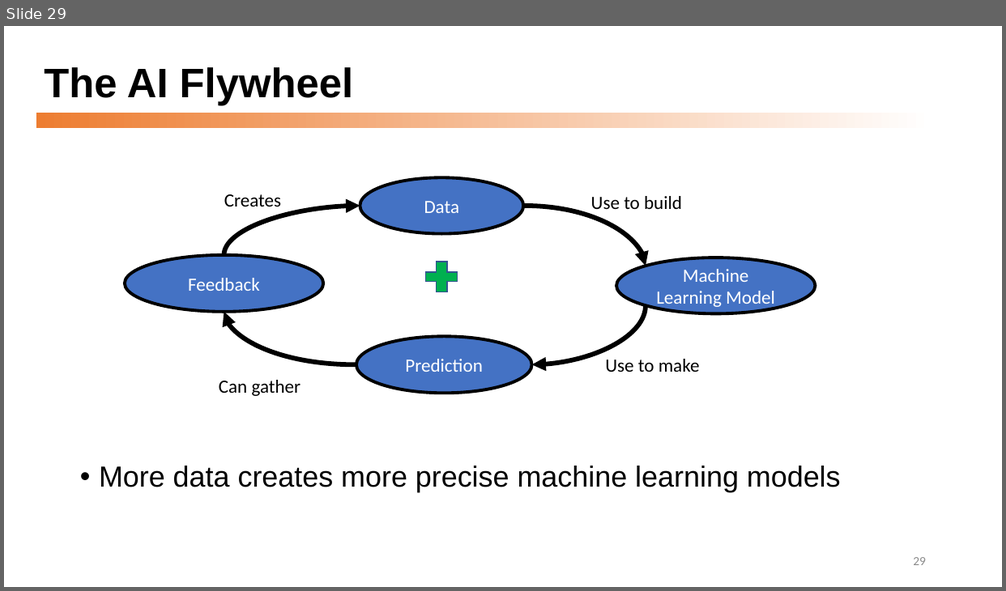
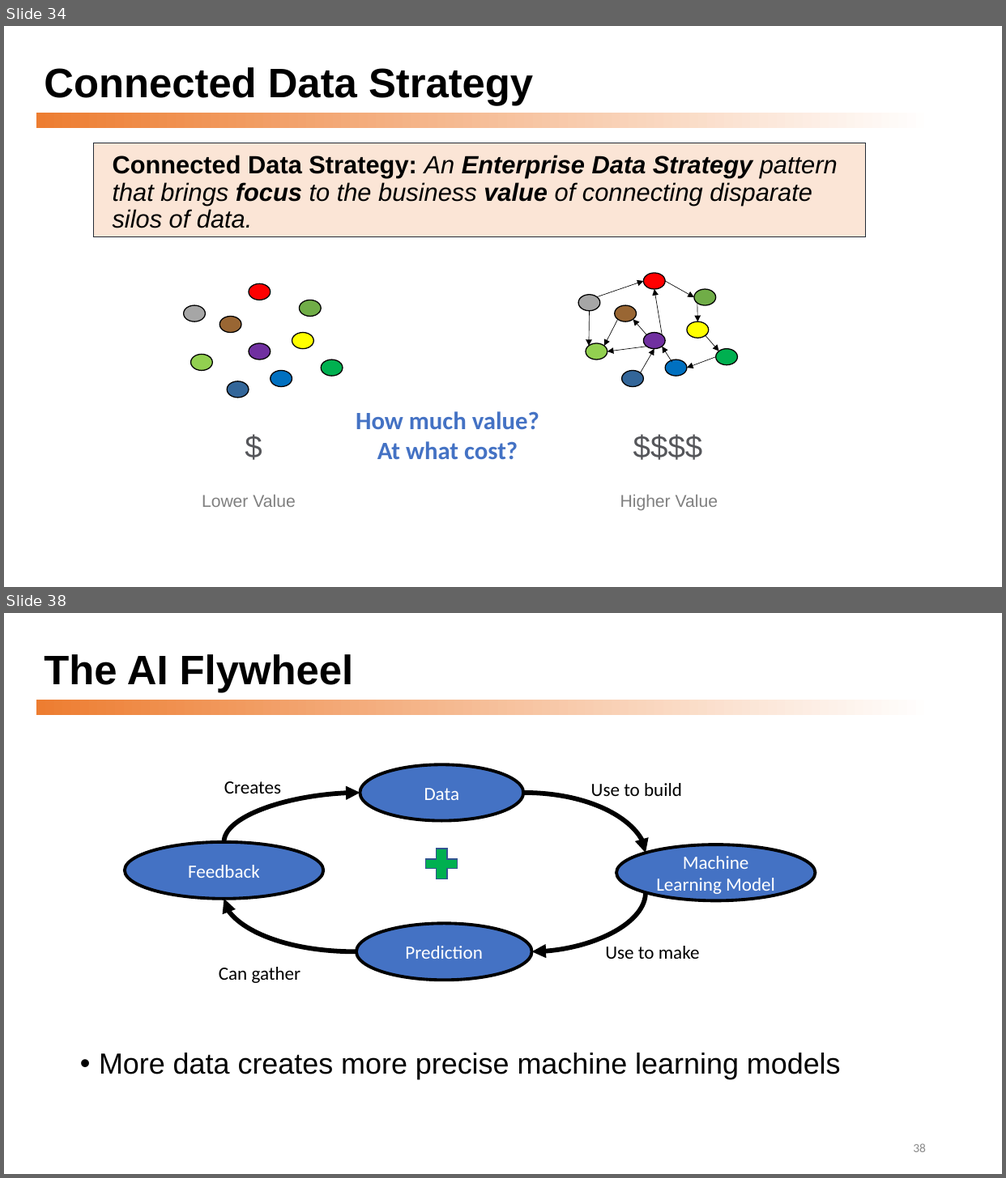
Before and after one commit to dmccreary/graph-systems-thinking, a slide deck: docs/presentations/Graph-Systems-Thinking-Half-Day-Workshop.pptx. Shown one above the other, each under a label of ours: slide 29 before the commit, slides 34 and 38 after it; the slides between them are not shown. The pictures are 1006x591 and 1006x1178 pixels, drawn with LibreOffice and Linux fonts; fonts in the diff are those of the drawing. Boxes give left, top, right and bottom in pixels: in the first picture for what was removed or moved away, otherwise in the second. Text is boxed around its words. In the diff, an @@ line names an element or a change of style, - is before the commit and + after.

```diff
--- a/docs/presentations/Graph-Systems-Thinking-Half-Day-Workshop.pptx
+++ b/docs/presentations/Graph-Systems-Thinking-Half-Day-Workshop.pptx
@@ slide 34 added at <box>4,26,1002,587</box>, background #FFFFFF; not listed: 1 template element that a slide beside it also shows @@
@@ title added at <box>44,67,533,105</box>, 39.6 pt, text #000000, bold @@
+Connected Data Strategy
@@ text added at <box>94,143,867,244</box>, fill #FBE5D6, outline #222A35 0.75 pt, 24 pt, text #000000, italic @@
+Connected Data Strategy: An Enterprise Data Strategy pattern that brings focus to the business value of connecting disparate silos of data.
@@ group added at <box>578,273,738,386</box>: 12 arrows, 10 ellipses @@
@@ group added at <box>184,284,343,398</box>: 10 ellipses @@
@@ text added at <box>356,412,539,459</box>, 24 pt, text #4472C4, bold @@
+How much value?
+At what cost?
@@ text added at <box>237,424,270,469</box>, 30 pt, text #55565A @@
+$
@@ text added at <box>625,424,710,469</box>, 30 pt, text #55565A @@
+$$$$
@@ text added at <box>202,494,295,507</box>, 16.5 pt, text #808080 @@
+Lower Value
@@ text added at <box>620,494,718,511</box>, 16.5 pt, text #808080 @@
+Higher Value
@@ what was slide 29 is now slide 38 @@
@@ page number at <box>913,1144,926,1152</box>: text changed @@
-29
+38
```
Also in this commit, not shown: 9 slides changed, 8 other slides added.
